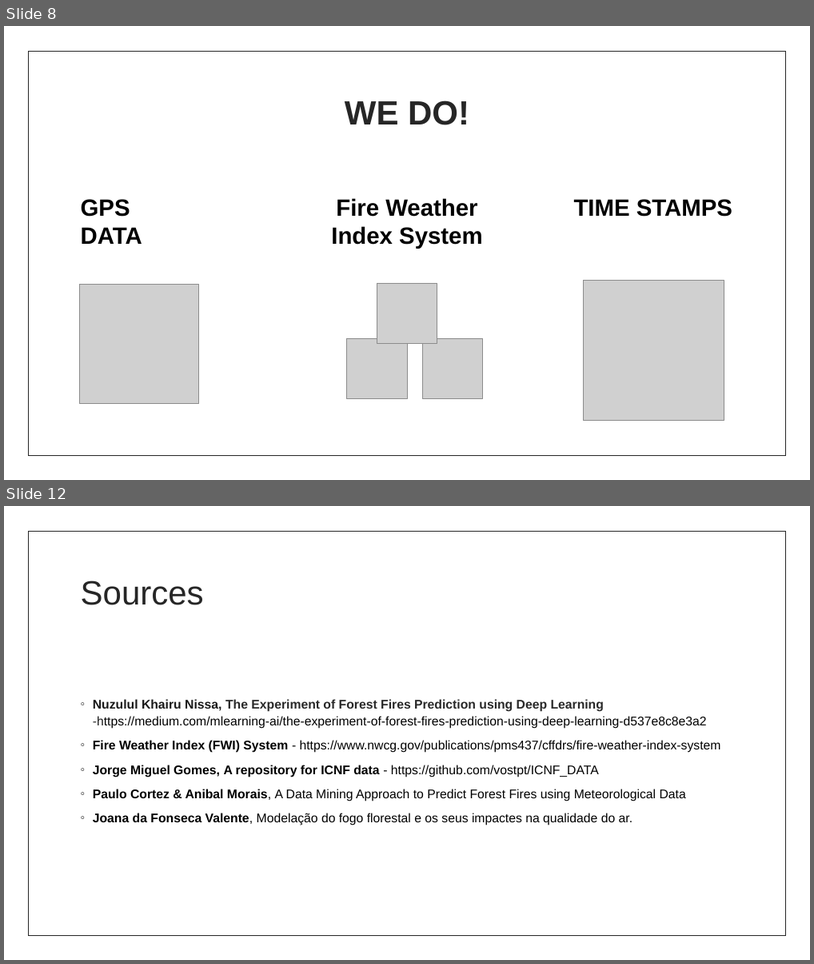
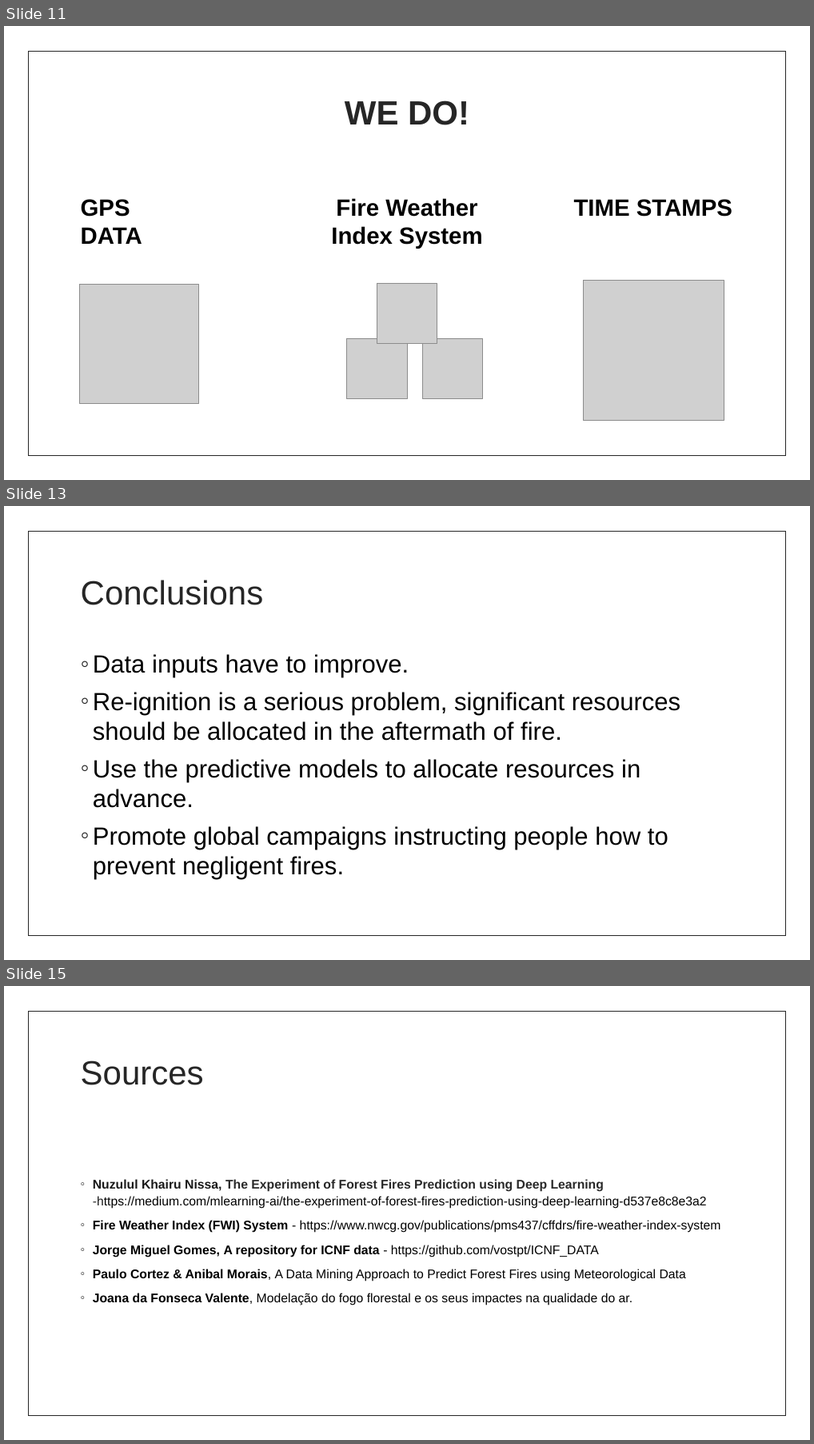
Before and after one commit to Simao-Lopes/Fire-Project, a slide deck: Presentation/The fires in Portugal.pptx. Shown one above the other, each under a label of ours: slides 8 and 12 before the commit, slides 11, 13 and 15 after it; the slides between them are not shown. The pictures are 814x964 and 814x1444 pixels, drawn with LibreOffice and Linux fonts; fonts in the diff are those of the drawing; grey boxes stand for pictures; background and template pictures are left out. Boxes give left, top, right and bottom in pixels: in the first picture for what was removed or moved away, otherwise in the second. Text is boxed around its words. In the diff, an @@ line names an element or a change of style, - is before the commit and + after.

```diff
--- a/Presentation/The fires in Portugal.pptx
+++ b/Presentation/The fires in Portugal.pptx
@@ slide 13 added at [4,506,810,960], background picture (left out); not listed: 2 template elements that a slide beside it also shows @@
@@ title added at [81,580,264,605], 40 pt, text #262626 @@
+Conclusions
@@ text added at [93,654,681,880], 29.6 pt, text #000000 @@
+◦ Data inputs have to improve.
+◦ Re-ignition is a serious problem, significant resources should be allocated in the aftermath of fire.
+◦ Use the predictive models to allocate resources in advance.
+◦ Promote global campaigns instructing people how to prevent negligent fires.
@@ what was slide 8 is now slide 11 @@
@@ what was slide 12 is now slide 15 @@
```
Also in this commit, not shown: 8 slides changed, 3 other slides added, 1 slide removed, 10 other files.
